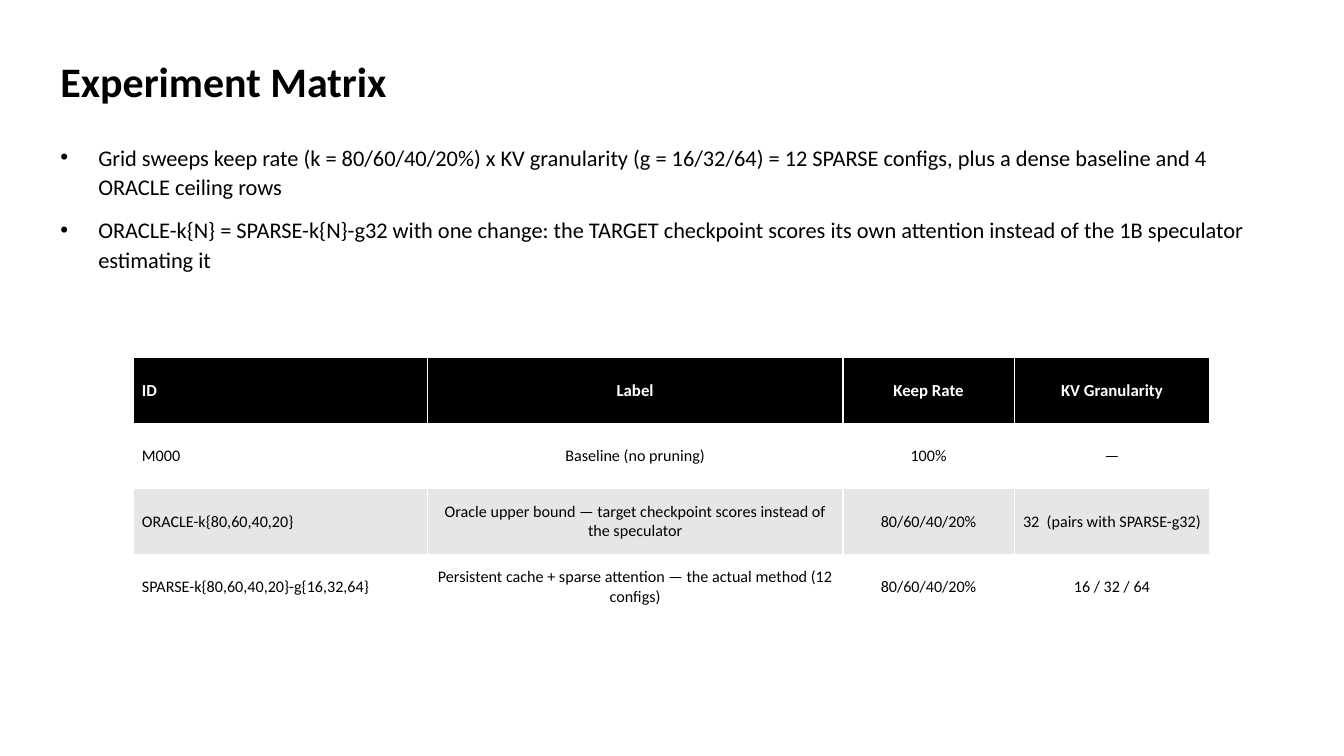
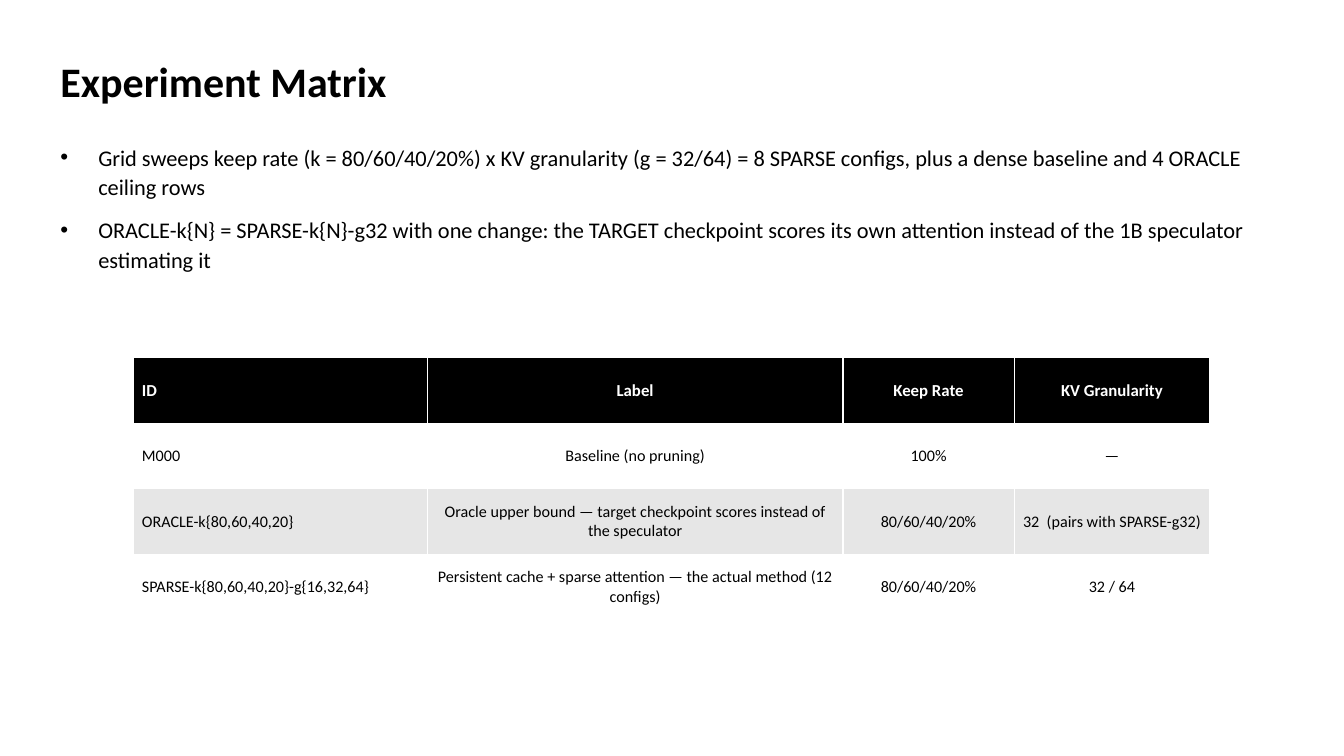
Before and after one commit to MS-Feeds/vllm-msn, a slide deck: slide 23 of benchmarks/spec_prefill_multi_turn/spec_prefill_multi_turn_template.pptx (slide 21 before the commit). Drawn at 1344x756 pixels with LibreOffice and Linux fonts; fonts in the diff are those of the drawing. Boxes give left, top, right and bottom in pixels: in the first picture for what was removed or moved away, otherwise in the second. Text is boxed around its words. In the diff, an @@ line names an element or a change of style, - is before the commit and + after.

```diff
--- a/benchmarks/spec_prefill_multi_turn/spec_prefill_multi_turn_template.pptx
+++ b/benchmarks/spec_prefill_multi_turn/spec_prefill_multi_turn_template.pptx
@@ text at [98, 150, 1241, 199]: text changed @@
-• Grid sweeps keep rate (k = 80/60/40/20%) x KV granularity (g = 16/32/64) = 12 SPARSE configs, plus a dense baseline and 4 ORACLE ceiling rows
+• Grid sweeps keep rate (k = 80/60/40/20%) x KV granularity (g = 32/64) = 8 SPARSE configs, plus a dense baseline and 4 ORACLE ceiling rows
@@ table at [134, 358, 1210, 620] @@
-row 4, column 4: 16 / 32 / 64
+row 4, column 4: 32 / 64
```
Also in this commit, not shown: 9 other slides changed, 6 slides added, 2 slides removed, 12 other files.
